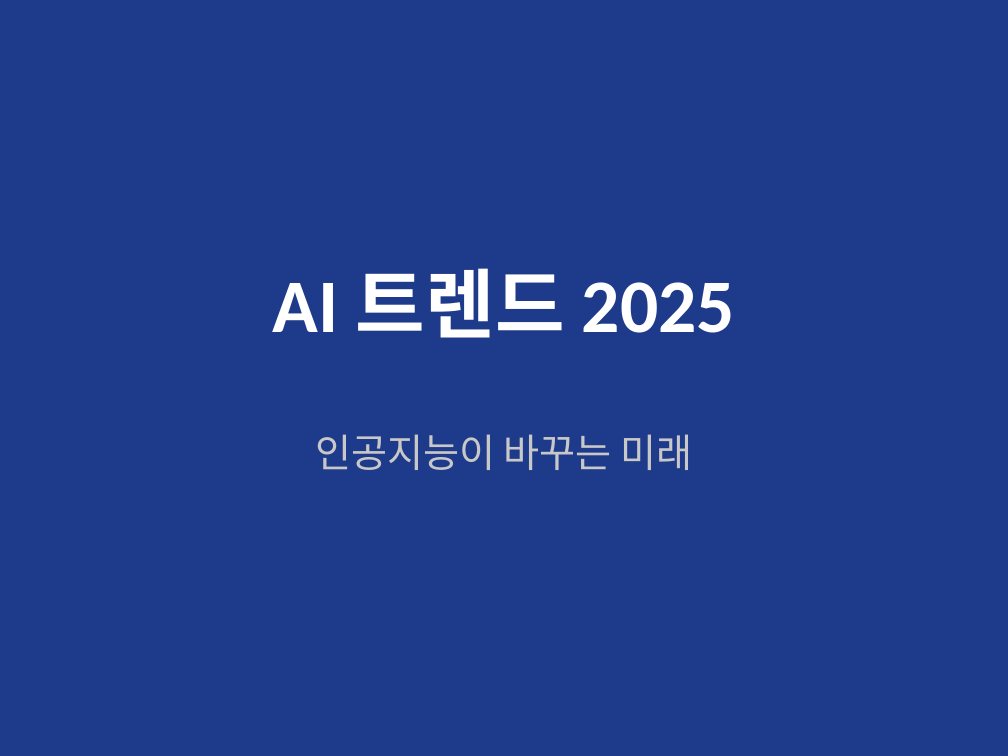
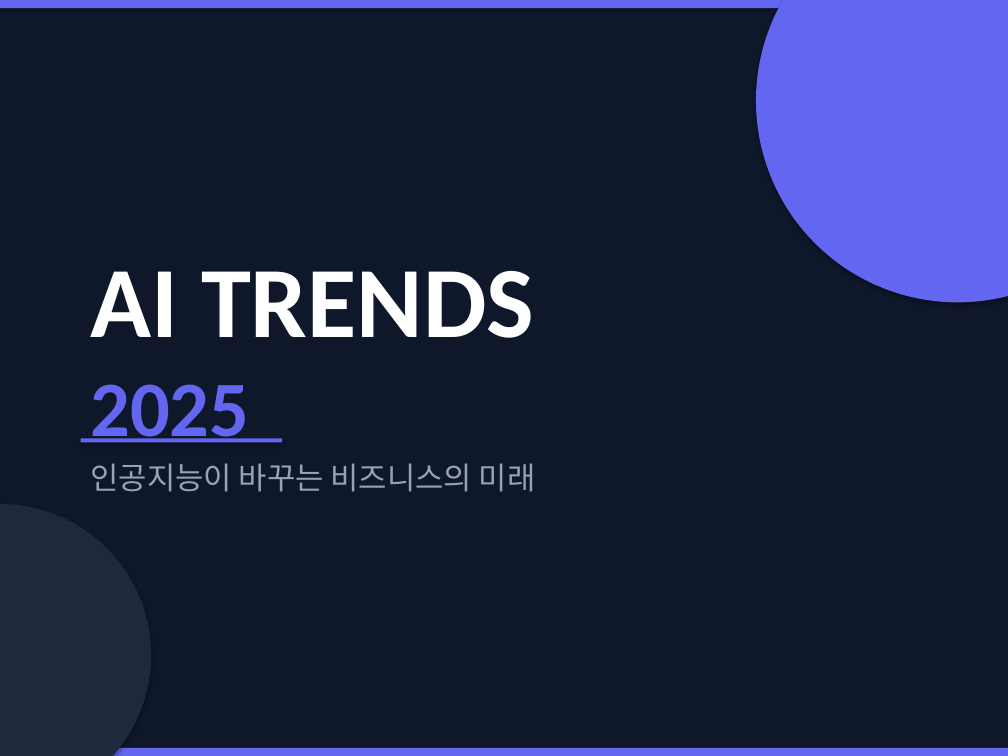
Before and after one commit to lucent77/ClaudeCode, a slide deck: slide 1 of AI_Trends_2025.pptx. Drawn at 1008x756 pixels with LibreOffice and Linux fonts; fonts in the diff are those of the drawing. Boxes give left, top, right and bottom in pixels: in the first picture for what was removed or moved away, otherwise in the second. Text is boxed around its words. In the diff, an @@ line names an element or a change of style, - is before the commit and + after.

```diff
--- a/AI_Trends_2025.pptx
+++ b/AI_Trends_2025.pptx
@@ rectangle at bbox=[0, 0, 1008, 756]: fill #1E3A8A to #0F172A @@
@@ rectangle added at bbox=[0, 0, 1008, 8], fill #6366F1 @@
@@ ellipse added at bbox=[756, 0, 1008, 302], fill #6366F1 @@
@@ text removed at bbox=[273, 268, 735, 338] @@
-AI 트렌드 2025
@@ text added at bbox=[91, 271, 534, 338], 72 pt, text #FFFFFF, bold @@
+AI TRENDS
@@ text added at bbox=[91, 384, 250, 443], 56 pt, text #6366F1, bold @@
+2025
@@ rectangle added at bbox=[81, 438, 282, 443], fill #6366F1 @@
@@ text at bbox=[91, 463, 536, 492]: text changed; size 28 to 22 pt; text colour #C8C8C8 to #94A3B8 @@
-인공지능이 바꾸는 미래
+인공지능이 바꾸는 비즈니스의 미래
@@ ellipse added at bbox=[0, 504, 151, 756], fill #1E293B @@
@@ rectangle added at bbox=[0, 748, 1008, 756], fill #6366F1 @@
```
Also in this commit, not shown: 15 other slides changed, 1 slide added, 1 slide removed, 1 other file.
